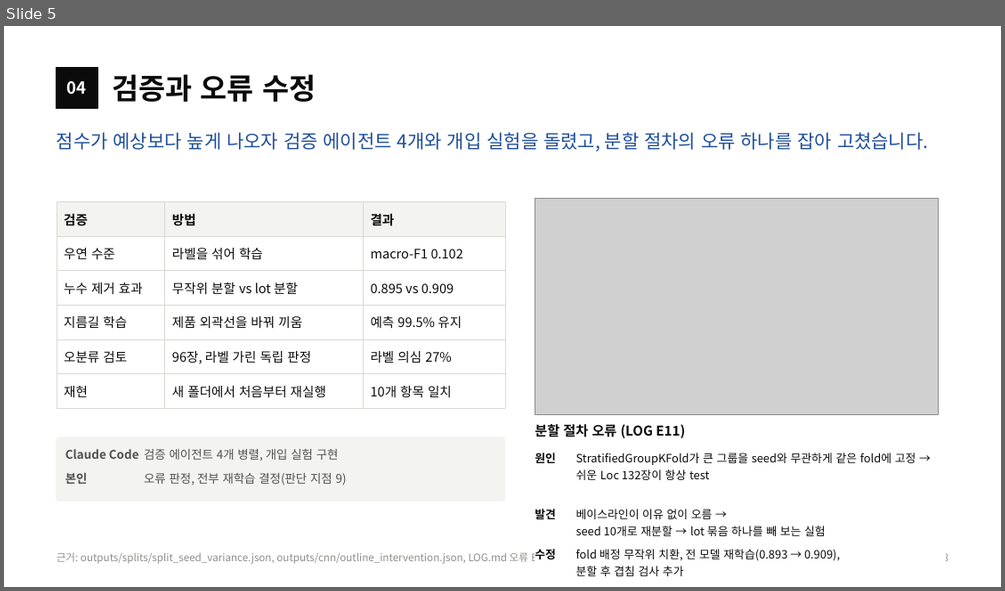
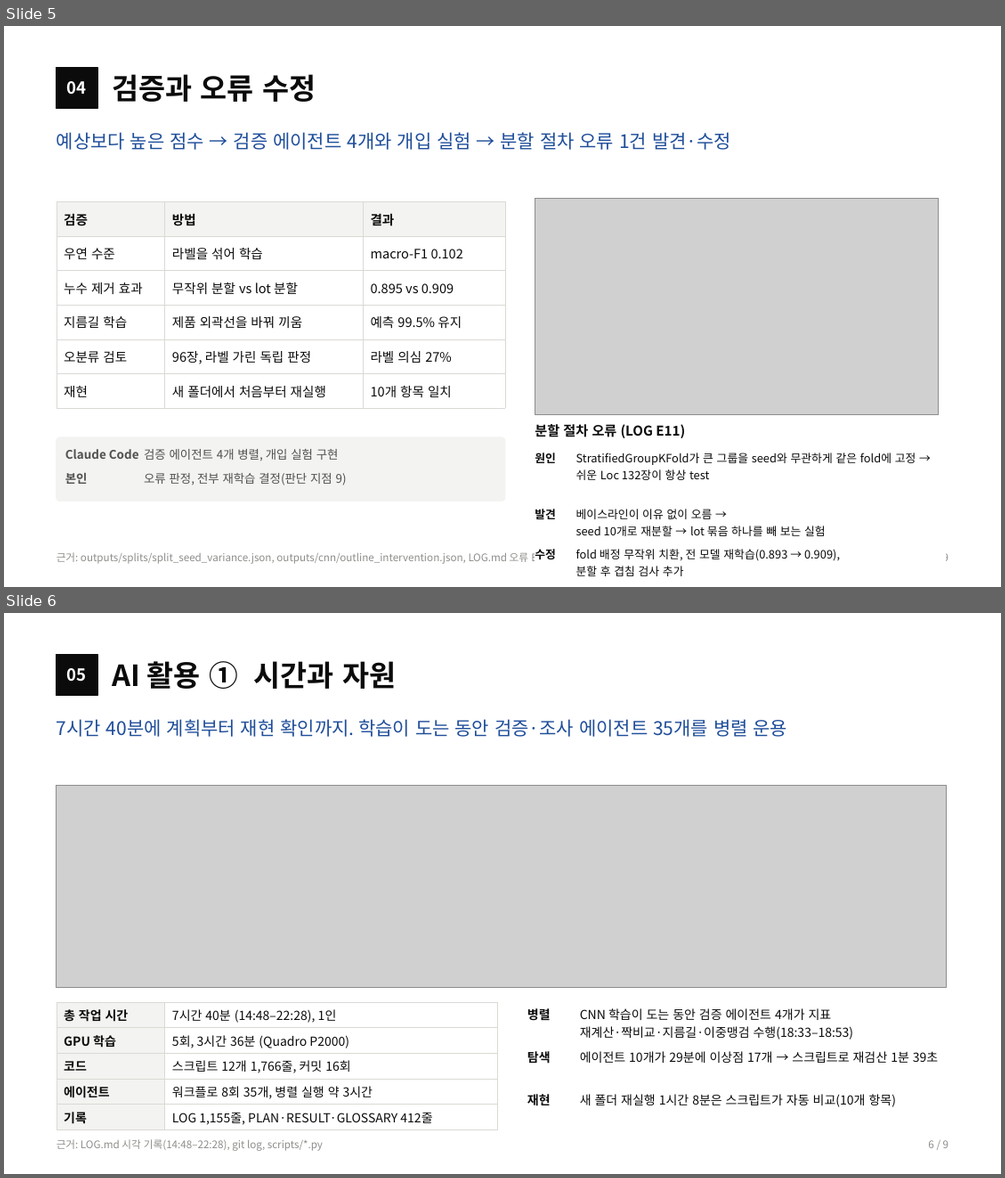
Before and after one commit to sl2ver/wm811k-wafer-defect-classification, a slide deck: portfolio/portfolio.pptx. Shown one above the other, each under a label of ours: slide 5 before the commit, slides 5 and 6 after it. The pictures are 1005x591 and 1005x1178 pixels, drawn with LibreOffice and Linux fonts; fonts in the diff are those of the drawing; grey boxes stand for pictures. Boxes give left, top, right and bottom in pixels: in the first picture for what was removed or moved away, otherwise in the second. Text is boxed around its words. In the diff, an @@ line names an element or a change of style, - is before the commit and + after.

```diff
--- a/portfolio/portfolio.pptx
+++ b/portfolio/portfolio.pptx
@@ slide 6 added at (4,613,1001,1174), background #FFFFFF @@
@@ rectangle added at (57,654,97,695), fill #0B0B0B, outline #0B0B0B 1 pt @@
@@ text added at (113,661,396,689), 28 pt, text #0B0B0B, bold @@
+AI 활용 ① 시간과 자원
@@ text added at (67,668,87,682), 16 pt, text #FFFFFF, bold @@
+05
@@ text added at (57,719,788,737), 18 pt, text #1F4E9A @@
+7시간 40분에 계획부터 재현 확인까지. 학습이 도는 동안 검증·조사 에이전트 35개를 병렬 운용
@@ picture added at (57,785,947,987) @@
@@ table added at (57,1002,498,1128), 5 rows, 2 columns @@
+총 작업 시간 | 7시간 40분 (14:48–22:28), 1인
+GPU 학습 | 5회, 3시간 36분 (Quadro P2000)
+코드 | 스크립트 12개 1,766줄, 커밋 16회
+에이전트 | 워크플로 8회 35개, 병렬 실행 약 3시간
+기록 | LOG 1,155줄, PLAN·RESULT·GLOSSARY 412줄
@@ table added at (527,1002,948,1111), 3 rows, 2 columns @@
+병렬 | CNN 학습이 도는 동안 검증 에이전트 4개가 지표 재계산·짝비교·지름길·이중맹검 수행(18:33–18:53)
+탐색 | 에이전트 10개가 29분에 이상점 17개 → 스크립트로 재검산 1분 39초
+재현 | 새 폴더 재실행 1시간 8분은 스크립트가 자동 비교(10개 항목)
@@ text added at (57,1139,323,1151), 10 pt, text #8F8E8A @@
+근거: LOG.md 시각 기록(14:48–22:28), git log, scripts/*.py
@@ text added at (928,1140,948,1148), 10 pt, text #8F8E8A @@
+6 / 9
@@ slide 5 changed as well @@
@@ text at (57,132,731,150): text changed @@
-점수가 예상보다 높게 나오자 검증 에이전트 4개와 개입 실험을 돌렸고, 분할 절차의 오류 하나를 잡아 고쳤습니다.
+예상보다 높은 점수 → 검증 에이전트 4개와 개입 실험 → 분할 절차 오류 1건 발견·수정
```
Also in this commit, not shown: 7 other slides changed, 24 other files.
